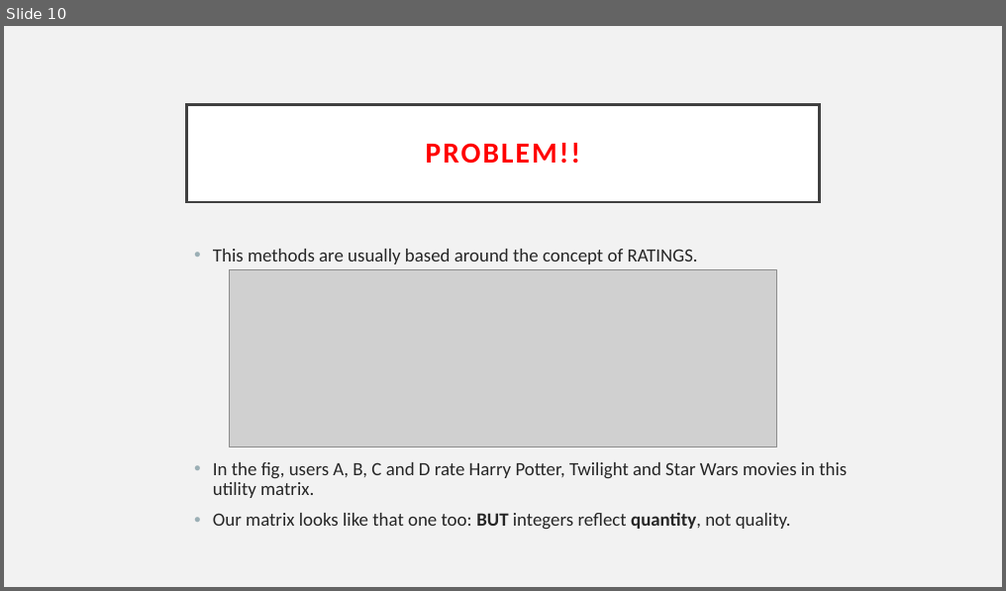
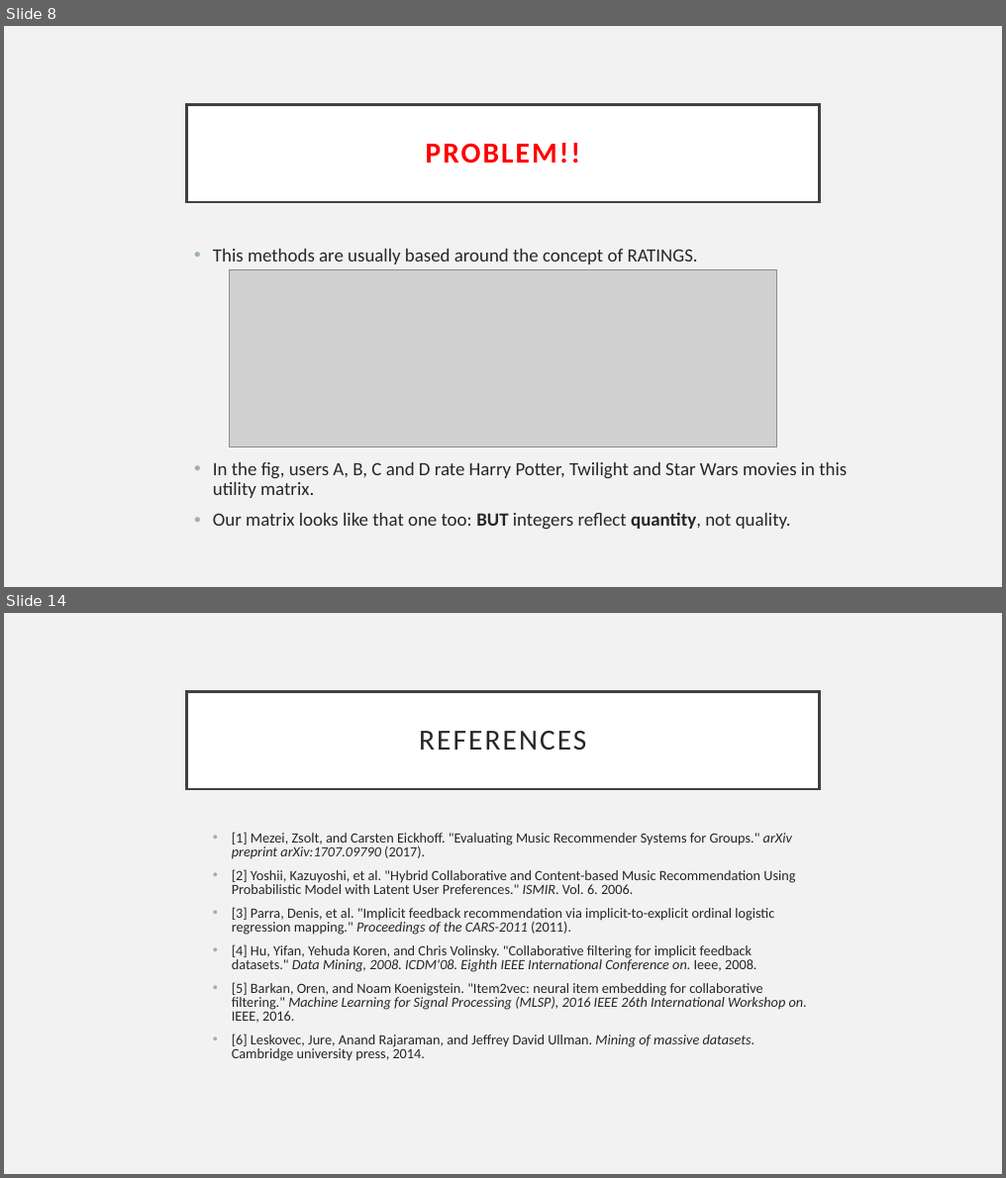
Before and after one commit to alexing/musicmagal, a slide deck: presentation.pptx. Shown one above the other, each under a label of ours: slide 10 before the commit, slides 8 and 14 after it; the slides between them are not shown. The pictures are 1006x591 and 1006x1178 pixels, drawn with LibreOffice and Linux fonts; fonts in the diff are those of the drawing; grey boxes stand for pictures. Boxes give left, top, right and bottom in pixels: in the first picture for what was removed or moved away, otherwise in the second. Text is boxed around its words. In the diff, an @@ line names an element or a change of style, - is before the commit and + after.

```diff
--- a/presentation.pptx
+++ b/presentation.pptx
@@ slide 14 added at box(4, 613, 1002, 1174), background #F2F2F2 @@
@@ title added at box(187, 691, 819, 789), fill #FFFFFF, outline #404040 2.5 pt, 28 pt, text #262626 @@
+REFERENCES
@@ text added at box(232, 832, 807, 1061), 13.6 pt, text #262626 @@
+  • [1] Mezei, Zsolt, and Carsten Eickhoff. "Evaluating Music Recommender Systems for Groups." arXiv preprint arXiv:1707.09790 (2017).
+  • [2] Yoshii, Kazuyoshi, et al. "Hybrid Collaborative and Content-based Music Recommendation Using Probabilistic Model with Latent User Preferences." ISMIR. Vol. 6. 2006.
+  • [3] Parra, Denis, et al. "Implicit feedback recommendation via implicit-to-explicit ordinal logistic regression mapping." Proceedings of the CARS-2011 (2011).
+  • [4] Hu, Yifan, Yehuda Koren, and Chris Volinsky. "Collaborative filtering for implicit feedback datasets." Data Mining, 2008. ICDM'08. Eighth IEEE International Conference on. Ieee, 2008.
+  • [5] Barkan, Oren, and Noam Koenigstein. "Item2vec: neural item embedding for collaborative filtering." Machine Learning for Signal Processing (MLSP), 2016 IEEE 26th International Workshop on. IEEE, 2016.
+  • [6] Leskovec, Jure, Anand Rajaraman, and Jeffrey David Ullman. Mining of massive datasets. Cambridge university press, 2014.
@@ what was slide 10 is now slide 8 @@
```
Also in this commit, not shown: 2 slides changed, 7 other slides added, 5 slides removed.
